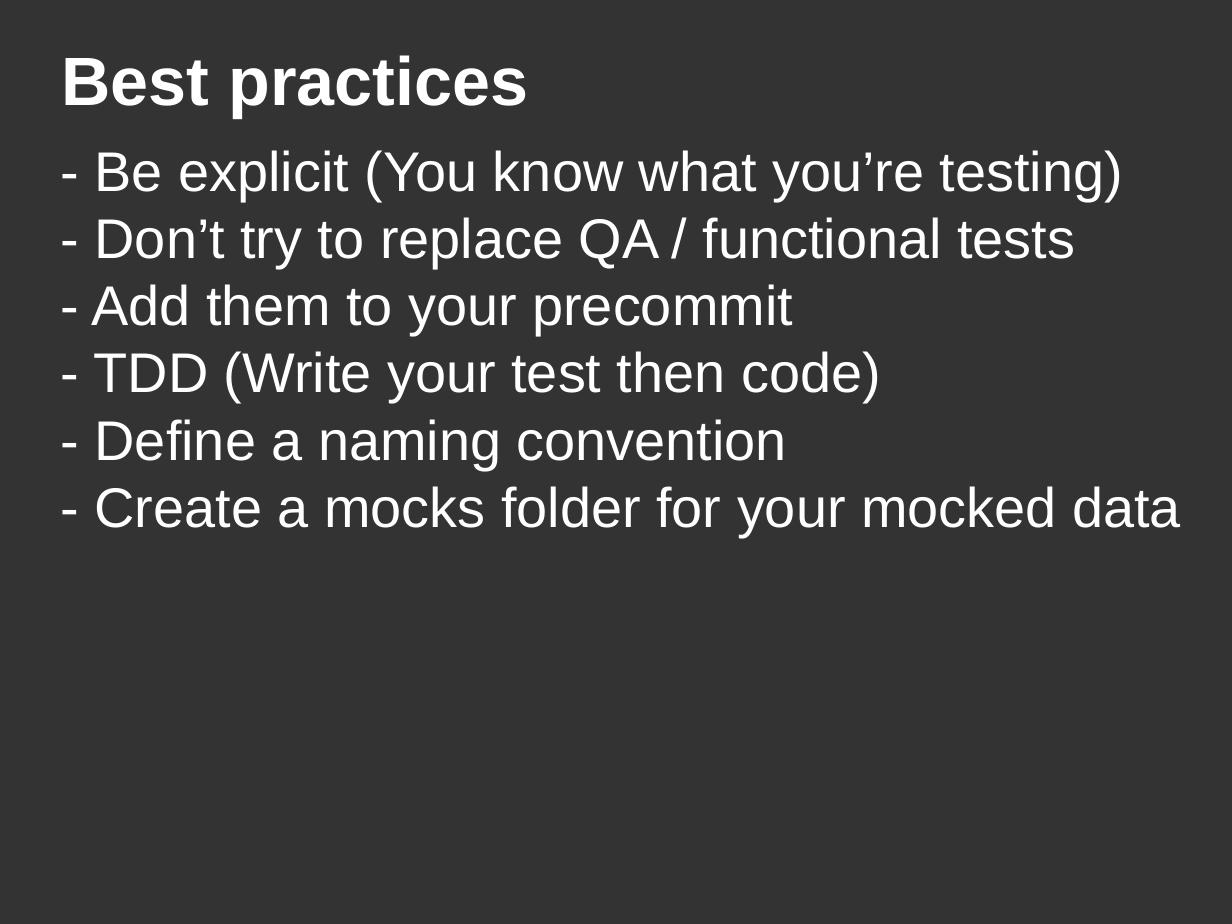
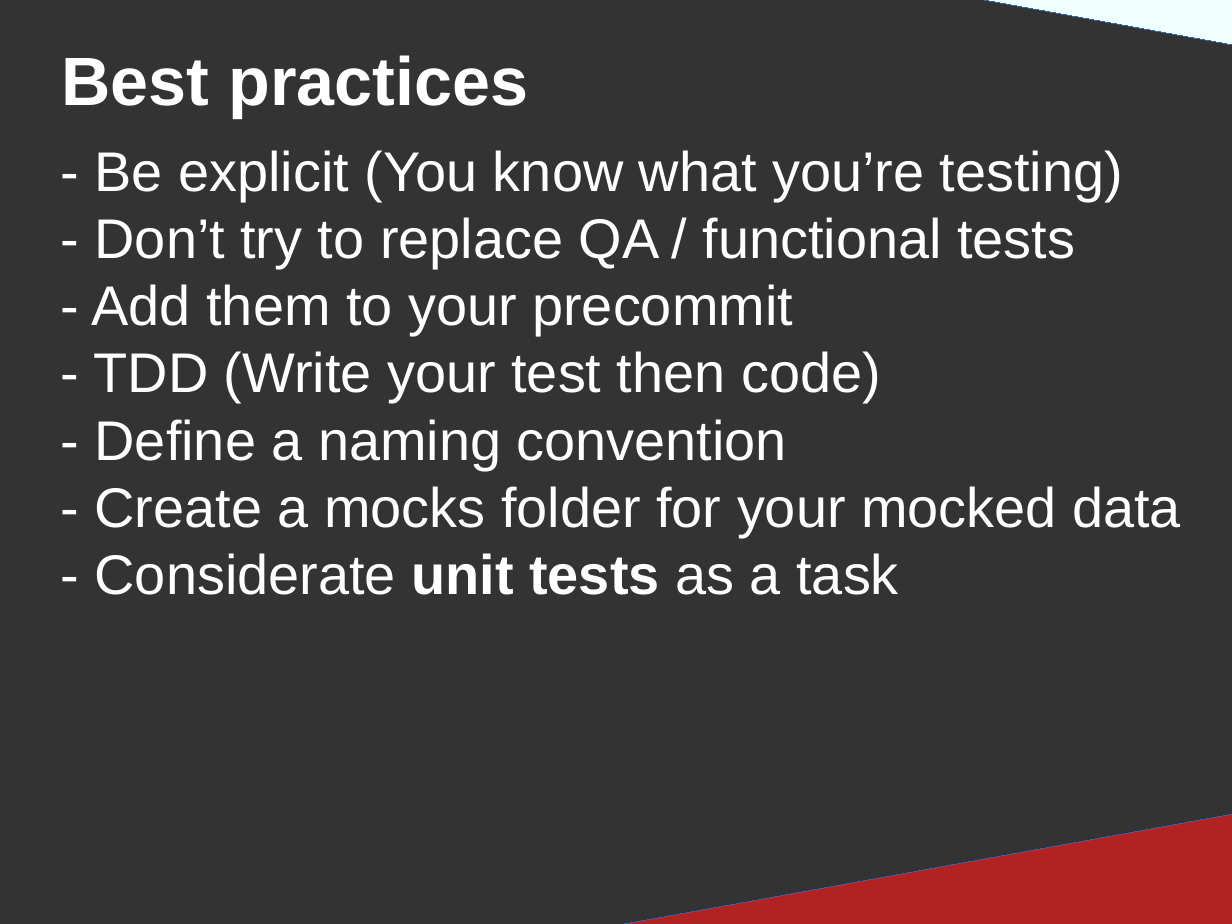
Before and after one commit to DanYellow/presentations, a slide deck: slide 24 of unit-tests/presentation.odp. Drawn at 1232x924 pixels with LibreOffice and Linux fonts; fonts in the diff are those of the drawing. Boxes give left, top, right and bottom in pixels: in the first picture for what was removed or moved away, otherwise in the second. Text is boxed around its words. In the diff, an @@ line names an element or a change of style, - is before the commit and + after.

```diff
--- a/unit-tests/presentation.odp
+++ b/unit-tests/presentation.odp
@@ right triangle added at (861, 0, 1232, 150), fill #F0FFFF, outline #3465A4 0 pt @@
@@ title at (92, 150, 1181, 595): text changed @@
-- Be explicit (You know what you’re testing)
-- Don’t try to replace QA / functional tests
-- Add them to your precommit
-- TDD (Write your test then code)
-- Define a naming convention
-- Create a mocks folder for your mocked data
+- Be explicit (You know what you’re testing)
+- Don’t try to replace QA / functional tests
+- Add them to your precommit
+- TDD (Write your test then code)
+- Define a naming convention
+- Create a mocks folder for your mocked data
+- Considerate unit tests as a task
@@ right triangle added at (333, 805, 1232, 924), fill #B22222, outline #3465A4 0 pt @@
```
Also in this commit, not shown: 26 other slides changed, 1 slide added, 9 other files.
